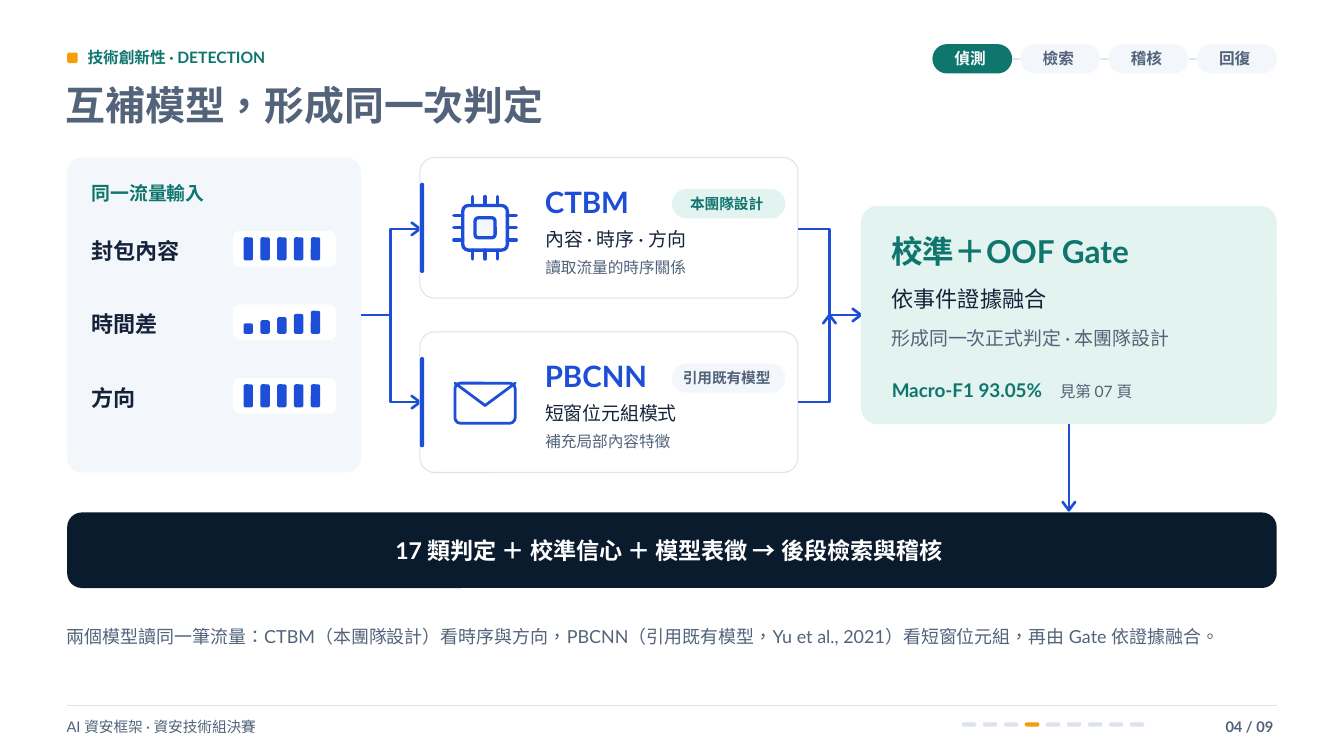
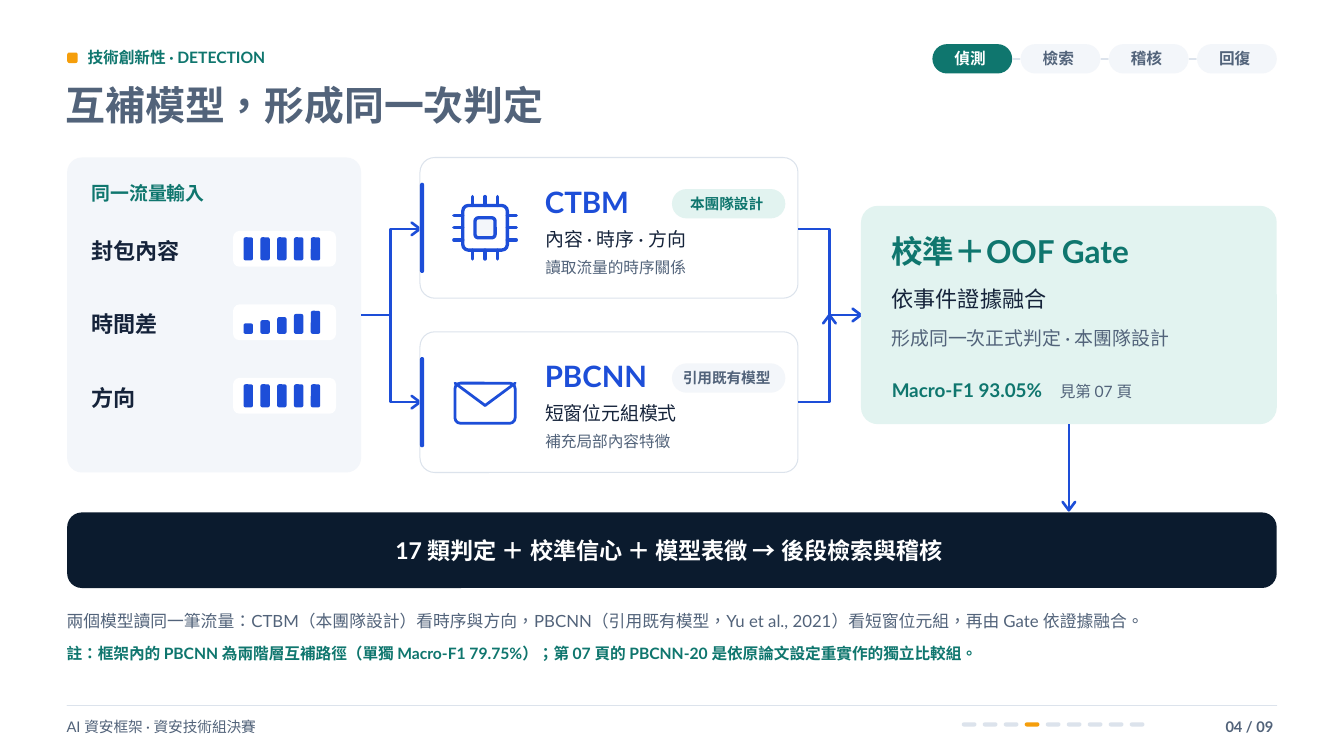
Before and after one commit to Lily09-project/innoserve-competition, a slide deck: slide 4 of deliverables/決賽簡報_AI資安框架.pptx. Drawn at 1344x756 pixels with LibreOffice and Linux fonts; fonts in the diff are those of the drawing. Boxes give left, top, right and bottom in pixels: in the first picture for what was removed or moved away, otherwise in the second. Text is boxed around its words. In the diff, an @@ line names an element or a change of style, - is before the commit and + after.

```diff
--- a/deliverables/決賽簡報_AI資安框架.pptx
+++ b/deliverables/決賽簡報_AI資安框架.pptx
@@ text "兩個模型讀同一筆流量：CTBM（本團隊設計）看時序與方向，PBCNN（引用既有模型，Yu et al., 2021）看短 ...": place and size @@
-text "兩個模型讀同一筆流量：CTBM（本團隊設計）看時序與方向，PBCNN（引用既有模型，Yu et al., 2021）看短 ..." at (66,628,1219,645)
+text "兩個模型讀同一筆流量：CTBM（本團隊設計）看時序與方向，PBCNN（引用既有模型，Yu et al., 2021）看短 ..." at (67,613,1144,629)
@@ text "兩個模型讀同一筆流量：CTBM（本團隊設計）看時序與方向，PBCNN（引用既有模型，Yu et al., 2021）看短 ..." at (67,613,1144,629): size 12.8 to 12 pt @@
@@ text added at (67,645,978,661), 11.2 pt, text #0F766E, bold @@
+註：框架內的 PBCNN 為兩階層互補路徑（單獨 Macro-F1 79.75%）；第 07 頁的 PBCNN-20 是依原論文設定重實作的獨立比較組。
```
Also in this commit, not shown: 3 other slides changed, 15 other files.
